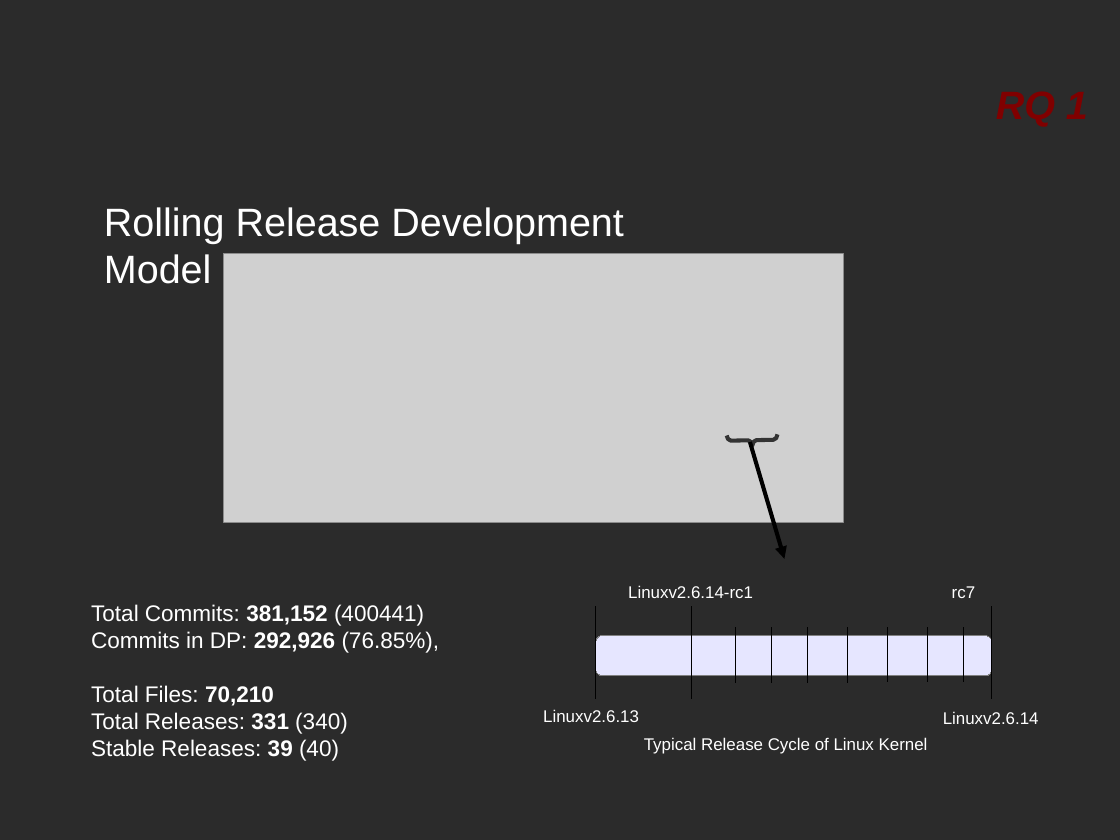
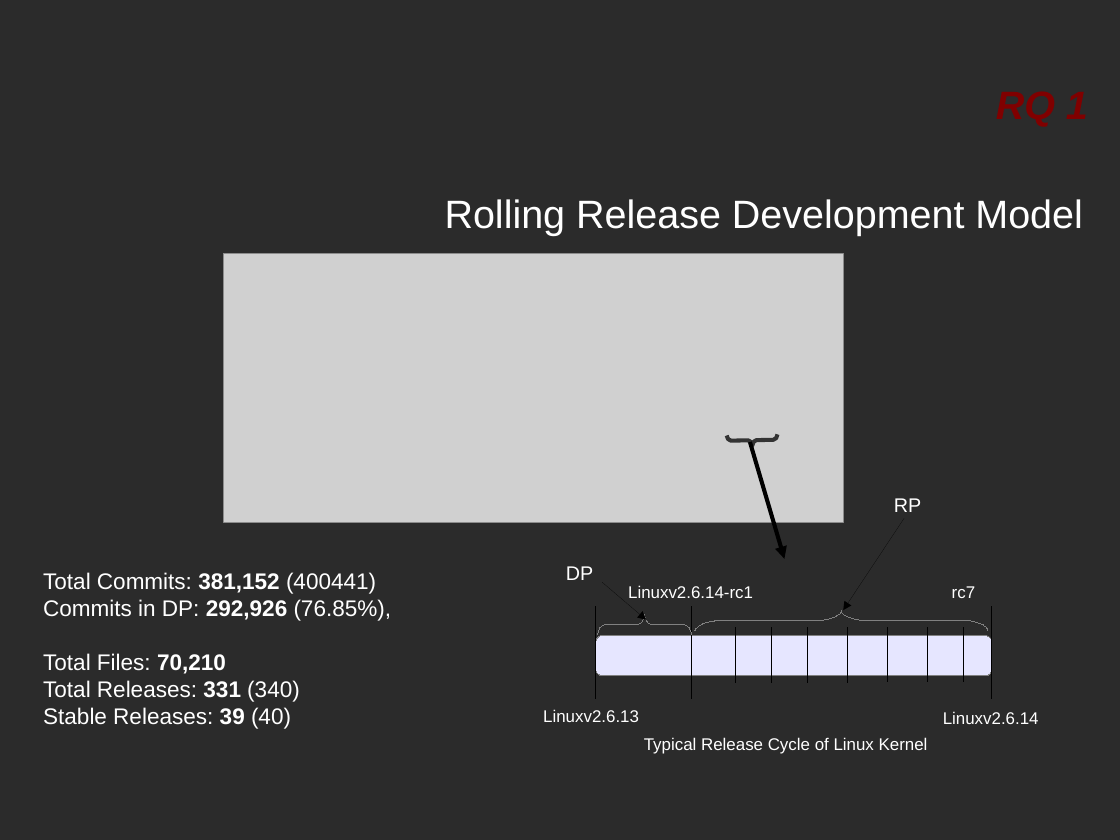
Before and after one commit to tajmilur-rahman/SOEN691D, a slide deck: slide 4 of presentation/research/paper1.odp. Drawn at 1120x840 pixels with LibreOffice and Linux fonts; fonts in the diff are those of the drawing; grey boxes stand for pictures; background and template pictures are left out; a plain dark background stands for a picture behind light text. Boxes give left, top, right and bottom in pixels: in the first picture for what was removed or moved away, otherwise in the second. Text is boxed around its words. In the diff, an @@ line names an element or a change of style, - is before the commit and + after.

```diff
--- a/presentation/research/paper1.odp
+++ b/presentation/research/paper1.odp
@@ text "Rolling Release Development Model": place and size @@
-text "Rolling Release Development Model" at [104,207,624,284]
+text "Rolling Release Development Model" at [445,199,1082,235]
@@ text "Rolling Release Development Model" at [445,199,1082,235]: alignment left to right @@
@@ text added at [894,498,921,512], 14 pt, text #FFFFFF @@
+RP
@@ arrow added from (905, 518) to (844, 611), #000000 0 pt @@
@@ text "Total Commits: 381,152 (400441)": place and size @@
-text "Total Commits: 381,152 (400441)" at [91,604,440,761]
+text "Total Commits: 381,152 (400441)" at [43,572,392,729]
@@ text added at [566,566,593,580], 14 pt, text #FFFFFF @@
+DP
@@ arrow added from (603, 582) to (646, 620), #000000 0 pt @@
@@ freeform shape added at [597,614,692,635], outline #808080 0 pt @@
@@ freeform shape added at [695,610,988,630], outline #808080 0 pt @@
```
Also in this commit, not shown: 9 other slides changed, 6 slides added, 4 slides removed.
